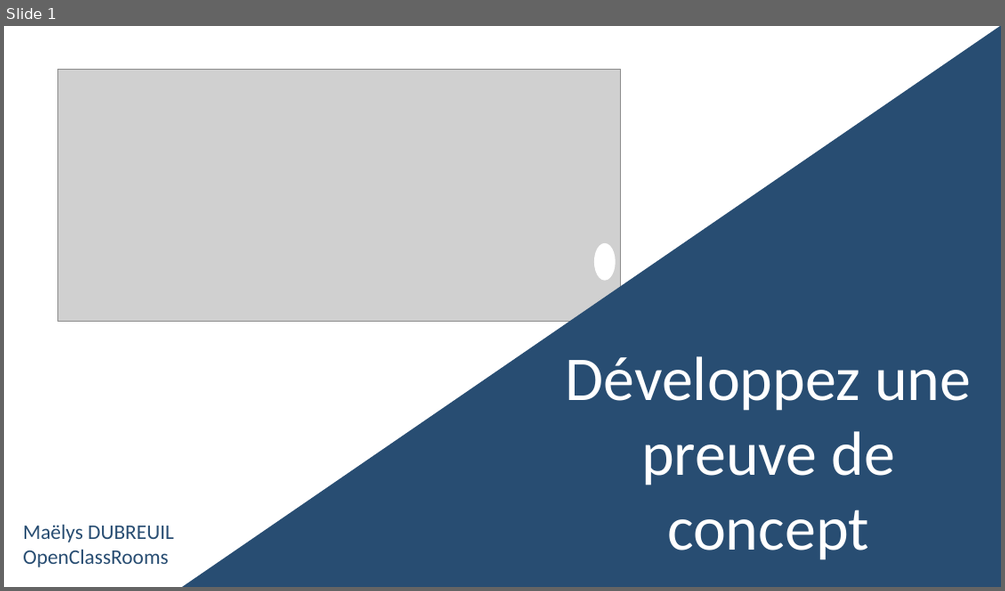
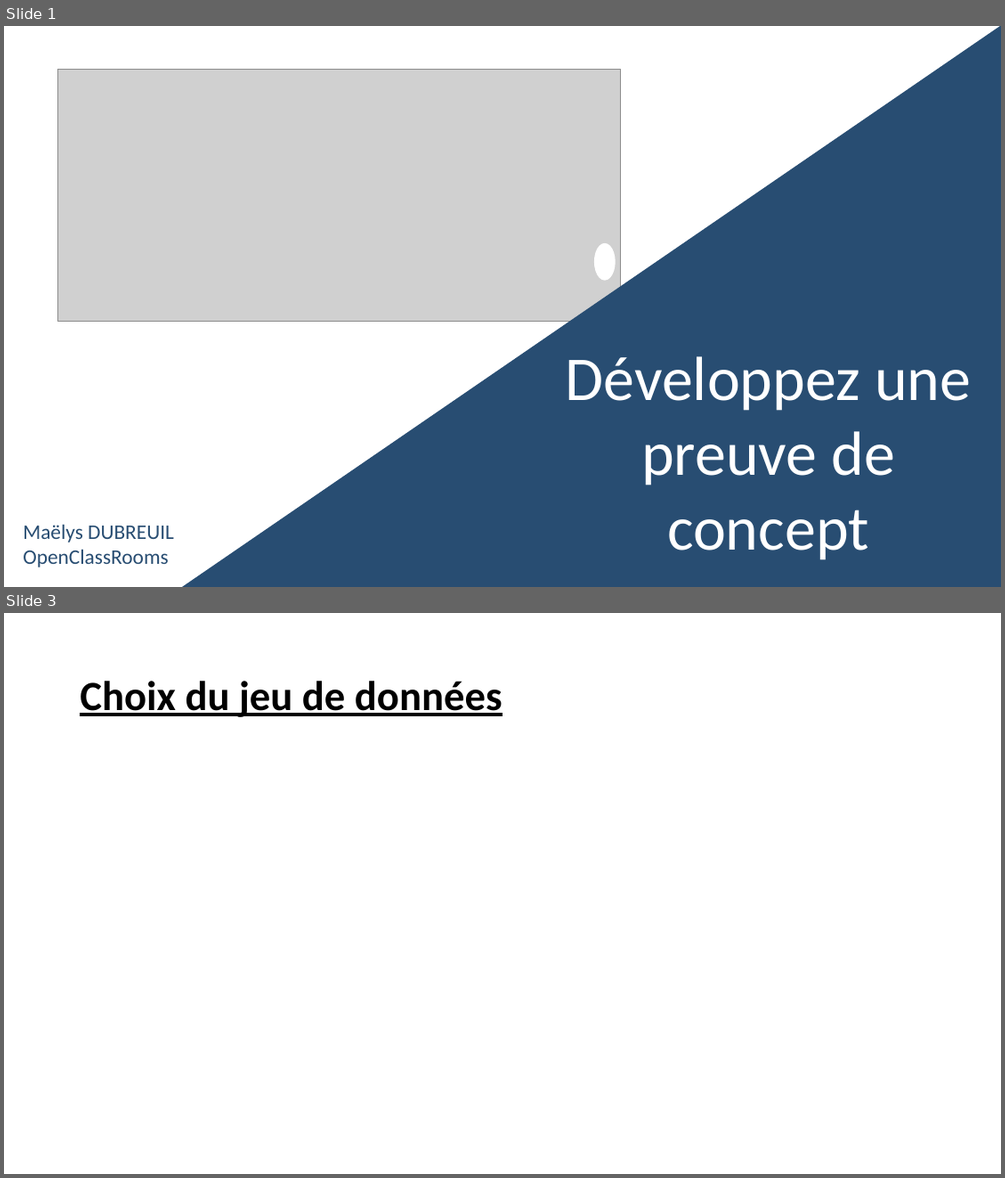
Before and after one commit to Maelys0903/PROJET7, a slide deck: Présentation.pptx. Shown one above the other, each under a label of ours: slide 1 before the commit, slides 1 and 3 after it; the slides between them are not shown. The pictures are 1005x591 and 1005x1178 pixels, drawn with LibreOffice and Linux fonts; fonts in the diff are those of the drawing; grey boxes stand for pictures. Boxes give left, top, right and bottom in pixels: in the first picture for what was removed or moved away, otherwise in the second. Text is boxed around its words. In the diff, an @@ line names an element or a change of style, - is before the commit and + after.

```diff
--- a/Présentation.pptx
+++ b/Présentation.pptx
@@ slide 3 added at (x1=4, y1=613, x2=1001, y2=1174), background #FFFFFF @@
@@ title added at (x1=80, y1=681, x2=502, y2=717), 40 pt, text #000000, bold, underline @@
+Choix du jeu de données
```
Also in this commit, not shown: 6 other slides added, 1 slide removed, 1 other file.
